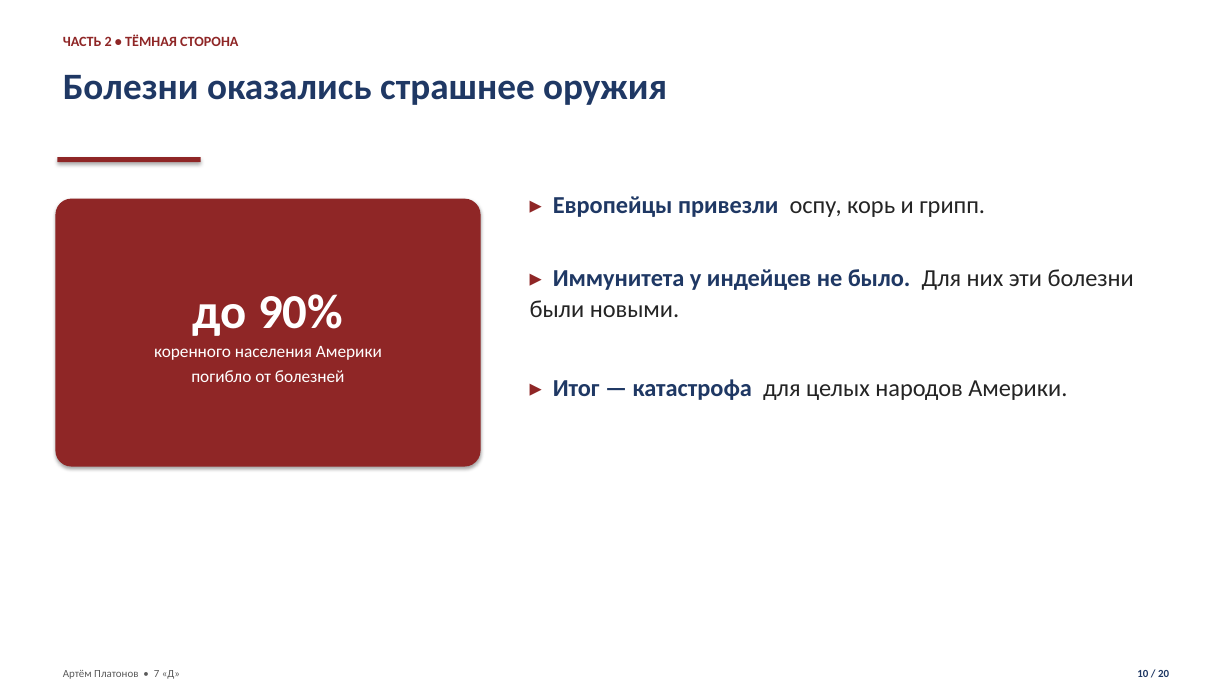
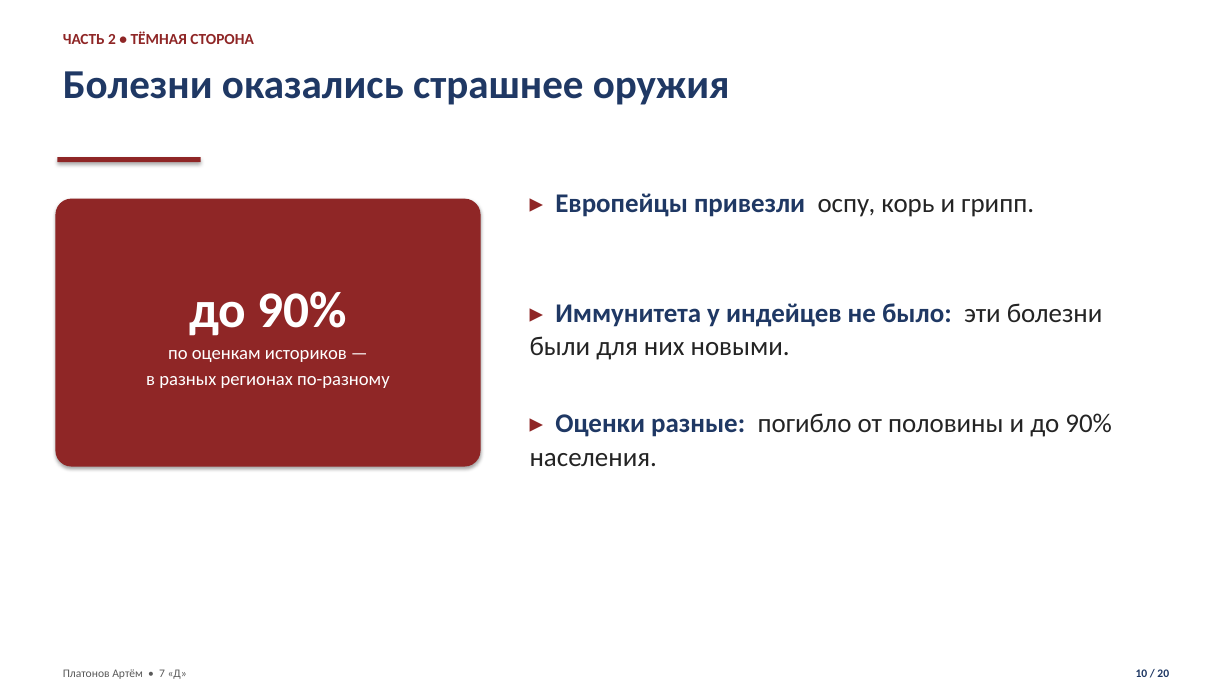
Before and after one commit to Artins200/slide, a slide deck: slide 10 of Великие_географические_открытия_Платонов_Артём_7Д.pptx. Drawn at 1232x693 pixels with LibreOffice and Linux fonts; fonts in the diff are those of the drawing; background and template pictures are left out. Boxes give left, top, right and bottom in pixels: in the first picture for what was removed or moved away, otherwise in the second. Text is boxed around its words. In the diff, an @@ line names an element or a change of style, - is before the commit and + after.

```diff
--- a/Великие_географические_открытия_Платонов_Артём_7Д.pptx
+++ b/Великие_географические_открытия_Платонов_Артём_7Д.pptx
@@ text "ЧАСТЬ 2 • ТЁМНАЯ СТОРОНА" at <box>63,31,253,44</box>: size 11 to 12 pt; line spacing 1.08 to 1.05 @@
@@ text "Болезни оказались страшнее оружия" at <box>63,71,730,105</box>: size 29 to 32 pt; line spacing 1.08 to 1.05 @@
@@ text "▸ Европейцы привезли оспу, корь ..." at <box>555,193,1034,217</box>: size 19 to 21 pt; line spacing 1.07 to 1.04 @@
@@ text in rounded rectangle at <box>189,291,347,336</box>: size 38 to 40 pt in "до 90%" @@
@@ text at <box>530,303,1103,360</box>: text changed; size 19 to 21 pt @@
-▸ Иммунитета у индейцев не было. Для них эти болезни были новыми.
+▸ Иммунитета у индейцев не было: эти болезни были для них новыми.
@@ text in rounded rectangle at <box>146,350,390,388</box>: text changed; size 13.5 to 14.5 pt @@
-коренного населения Америки
-погибло от болезней
+по оценкам историков —
+в разных регионах по-разному
@@ text at <box>530,413,1112,466</box>: text changed; size 19 to 21 pt @@
-▸ Итог — катастрофа для целых народов Америки.
+▸ Оценки разные: погибло от половины и до 90% населения.
@@ text at <box>63,669,187,679</box>: text changed; size 8.5 to 9 pt @@
-Артём Платонов • 7 «Д»
+Платонов Артём • 7 «Д»
@@ text "10 / 20" at <box>1136,669,1169,677</box>: size 8.5 to 9 pt; line spacing 1.08 to 1.05 @@
```
Also in this commit, not shown: 15 other slides changed, 4 slides added, 4 slides removed, 2 other files.
